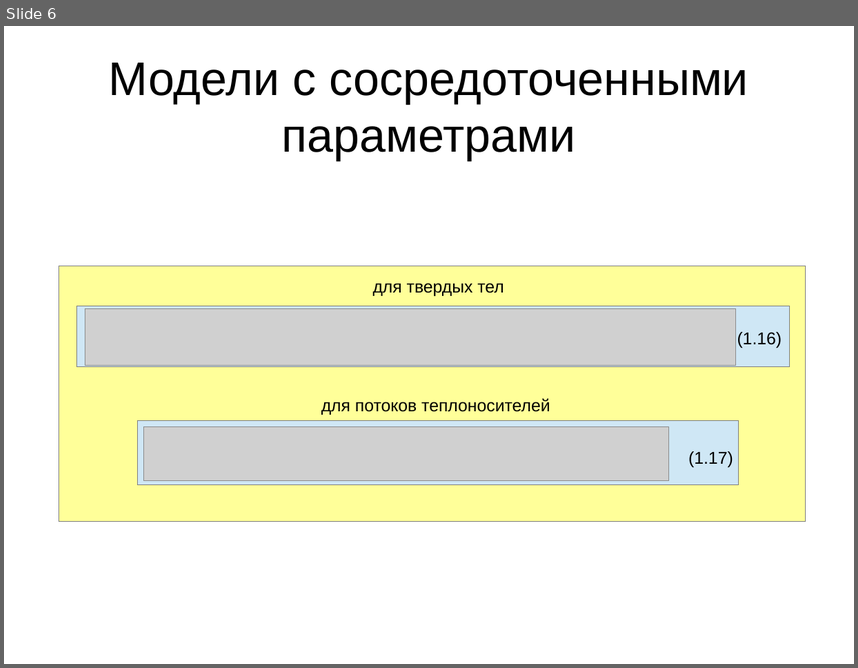
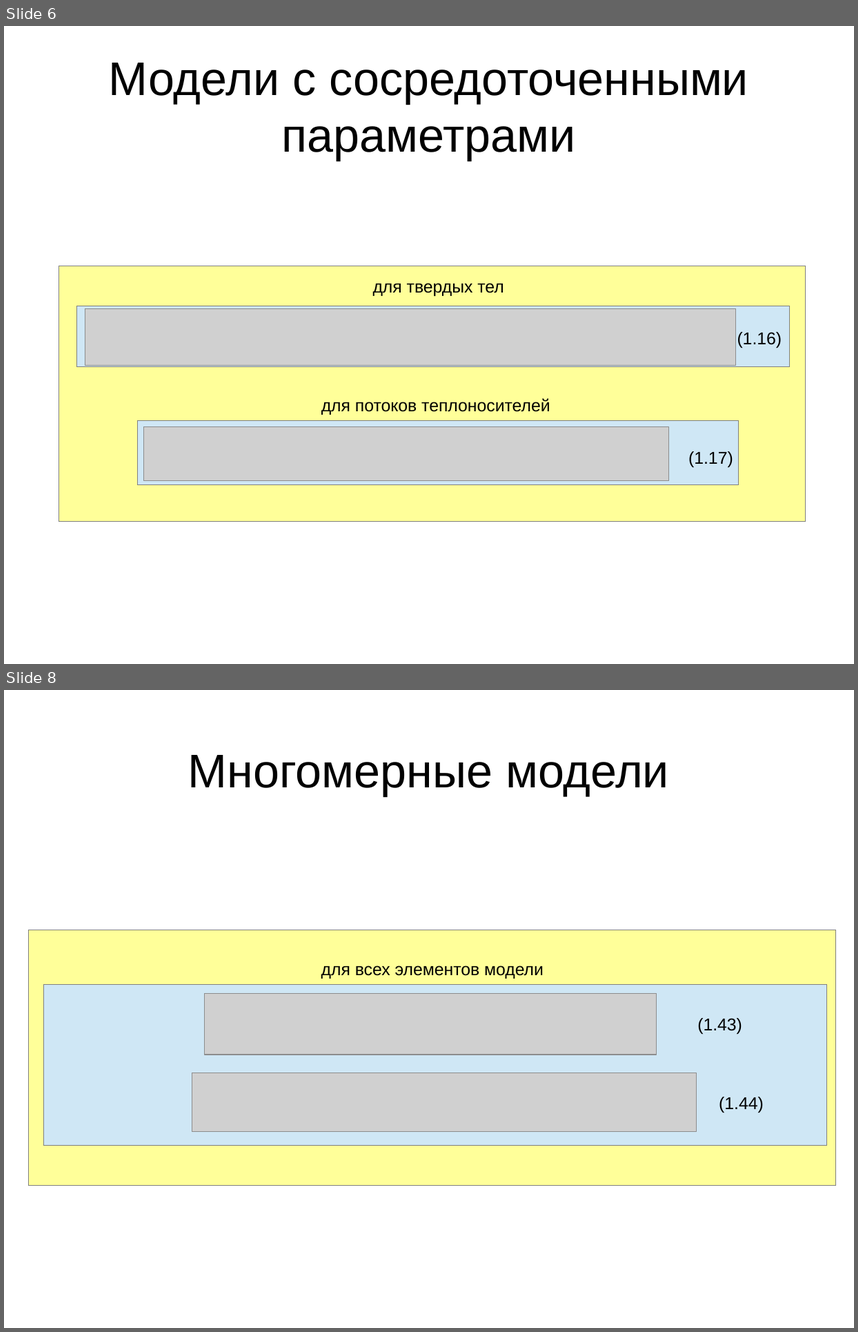
Before and after one commit to yagodar/altium-visualization-tool, a slide deck: data/documents/dissertation/yagodarov/Презентация.odp. Shown one above the other, each under a label of ours: slide 6 before the commit, slides 6 and 8 after it; the slides between them are not shown. The pictures are 858x668 and 858x1332 pixels, drawn with LibreOffice and Linux fonts; fonts in the diff are those of the drawing; grey boxes stand for pictures. Boxes give left, top, right and bottom in pixels: in the first picture for what was removed or moved away, otherwise in the second. Text is boxed around its words. In the diff, an @@ line names an element or a change of style, - is before the commit and + after.

```diff
--- a/data/documents/dissertation/yagodarov/Презентация.odp
+++ b/data/documents/dissertation/yagodarov/Презентация.odp
@@ slide 8 added at (4, 690, 854, 1328), background #FFFFFF @@
@@ title added at (188, 755, 669, 796), 44 pt, text #000000 @@
+Многомерные модели
@@ rectangle added at (28, 930, 835, 1185), fill #FFFF99, outline #808080 0 pt @@
@@ text added at (321, 965, 544, 978), 16 pt, text #000000 @@
+для всех элементов модели
@@ rectangle added at (43, 985, 827, 1146), fill #CFE7F5, outline #808080 0 pt @@
@@ picture added at (205, 993, 657, 1054) @@
@@ text added at (697, 1018, 742, 1034), 16 pt, text #000000 @@
+(1.43)
@@ picture added at (192, 1073, 697, 1131) @@
@@ text added at (719, 1096, 764, 1112), 16 pt, text #000000 @@
+(1.44)
```
Also in this commit, not shown: 4 slides changed, 1 other slide added, 3 slides removed, 2 other files.
